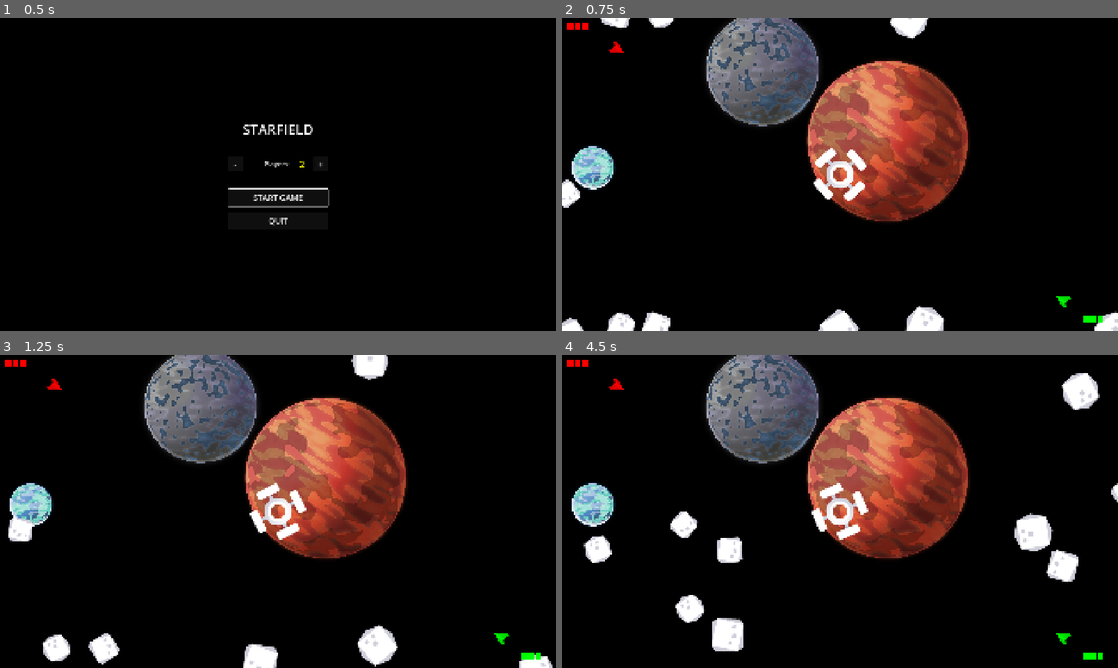
Above: before the commit, frames 1-4 (two rows, left to right).
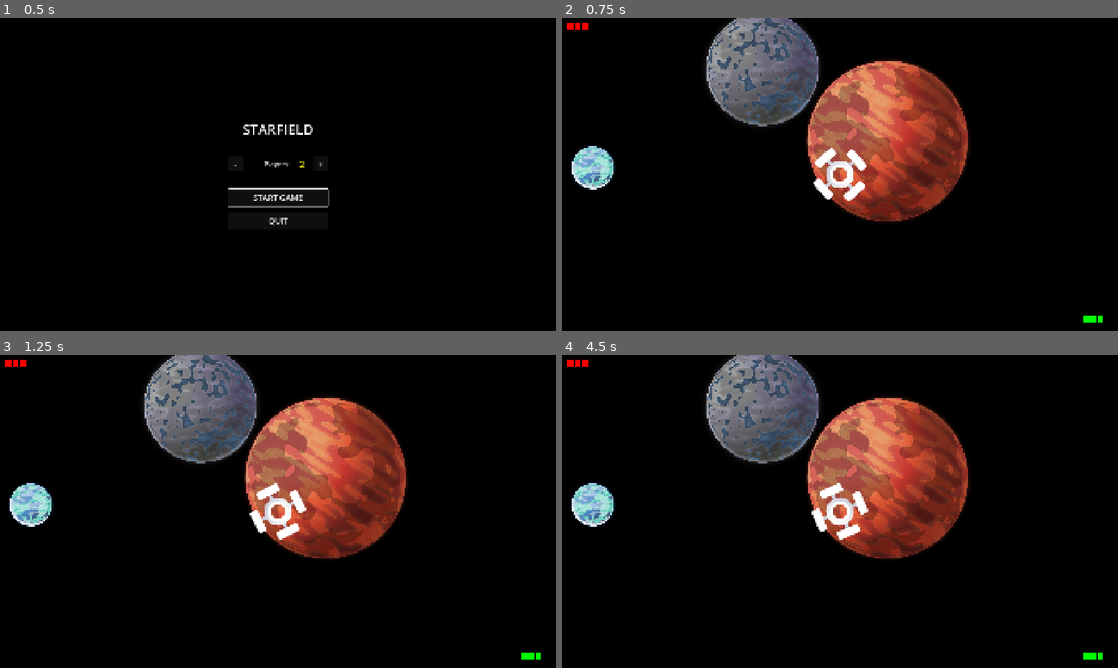
Above: after the commit, the same moments.

Repository: Teeohbee/CelestialMeadow
Game: Godot game, scene res://menu.tscn
Two runs of this game, one before a commit and one after it. Both use one fixed random seed, a clock stepped at 60 frames per second and the inputs below.
Inputs:
- Up to frame 1 (0.5 s): no input
- Up to frame 2 (0.75 s): click "START GAME" at 0.5 s
- Up to frame 3 (1.25 s): no input
- Up to frame 4 (4.5 s): no input

Frame 1 is identical in both runs. In frame 2, 2.5% of the frame differs, in the area x 0-100%, y 0-100%; in frame 3, 2.8%; in frame 4, 3.8%, in the area x 3-100%, y 5-95%.
Error after the commit: Parse Error: Expected indented block after function declaration. (res://main.gd:135)

Commit message:
Connect power-up spawning to main scene

Diff:
--- a/main.gd
+++ b/main.gd
@@ -2,6 +2,7 @@
 
 @export var asteroid_scene : PackedScene
 @export var player_scene : PackedScene
+@export var powerup_scene : PackedScene
 var screensize
 var game_over = false
 var player_configs = [
@@ -33,6 +34,8 @@
 	var velocity = Vector2.RIGHT.rotated(randf_range(0, TAU)) * randf_range(100, 200)
 	var asteroid = asteroid_scene.instantiate()
 	asteroid.start($AsteroidPath/AsteroidSpawn.position, velocity)
+	asteroid.powerup_dropped.connect(_on_powerup_dropped)
+	call_deferred("add_child", asteroid)
 	call_deferred("add_child", asteroid)
 
 func _on_asteroid_timer_timeout():
@@ -128,3 +131,9 @@
 
 func _on_player_lives_changed(player_number: int, lives: int):
 	$HUD.update_lives(player_number, lives)
+
+func _on_powerup_dropped(powerup_position: Vector2, powerup_type: int):
+var powerup = powerup_scene.instantiate()
+powerup.position = powerup_position
+powerup.type = powerup_type
+call_deferred("add_child", powerup)
--- a/main.tscn
+++ b/main.tscn
@@ -9,6 +9,7 @@
 [ext_resource type="Script" path="res://camera_shake.gd" id="7_shake"]
 [ext_resource type="PackedScene" uid="uid://c8m4vjx2qnxpb" path="res://pause_menu.tscn" id="8_pause"]
 [ext_resource type="PackedScene" uid="uid://b8yjq4m7nfx2f" path="res://hud.tscn" id="9_hud"]
+[ext_resource type="PackedScene" uid="uid://cq8r4y5g3mbhp" path="res://powerup.tscn" id="10_powerup"]
 
 [sub_resource type="Curve2D" id="Curve2D_1lhca"]
 _data = {
@@ -20,6 +21,7 @@
 script = ExtResource("1_k3tpq")
 asteroid_scene = ExtResource("2_xklmo")
 player_scene = ExtResource("1_syc1s")
+powerup_scene = ExtResource("10_powerup")
 
 [node name="Camera2D" type="Camera2D" parent="."]
 offset = Vector2(960, 540)
Not shown: 1 places in main.tscn that only renumber resources
